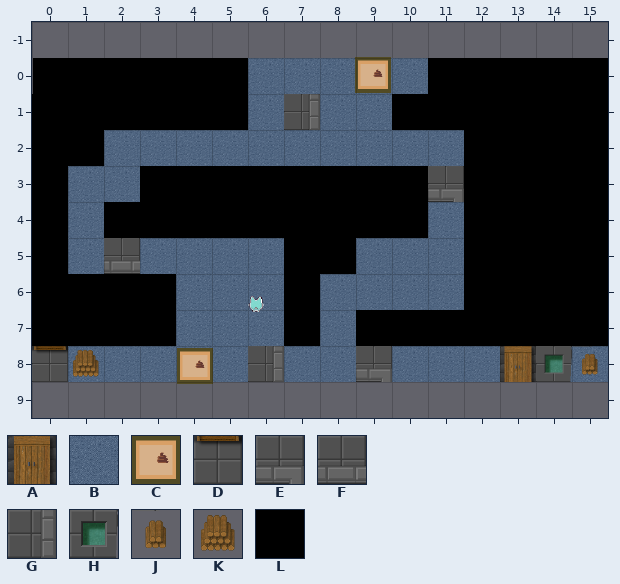
Tiled map (JSON): assets/tiled/d1_2.json. Above: the version before the commit.
Cells are 64x64 px. Shown: x 0..15, y -1..9.
Key: from "room_tileset": A 23, B 25, C 30, D 47, E 50, F 52, G 53, H 72, J 73, K 74, L 113.
_ is an empty cell, # one hidden under a higher layer.
Objects are placed by their top-left corner, in cells (3,4 is the top-left corner of cell 3,4); size is 1x1 cell unless given.
Layers that did not change in this view are not listed.
Layer "background" before, first column x 0:
-1 ________________
 0 ______BBBBB_____
 1 ______BGBB______
 2 __BBBBBBBBBB____
 3 _BB________E____
 4 _B_________B____
 5 _BFBBBB__BBB____
 6 ____BBB_BBBB____
 7 ____BBB_B_______
 8 #BBBBBGBBEBBB#BB
 9 ________________
Objects on layer "portals" before:
C "d1_mid" at 9,0
C "d1_1" at 4,8.1
After the commit:
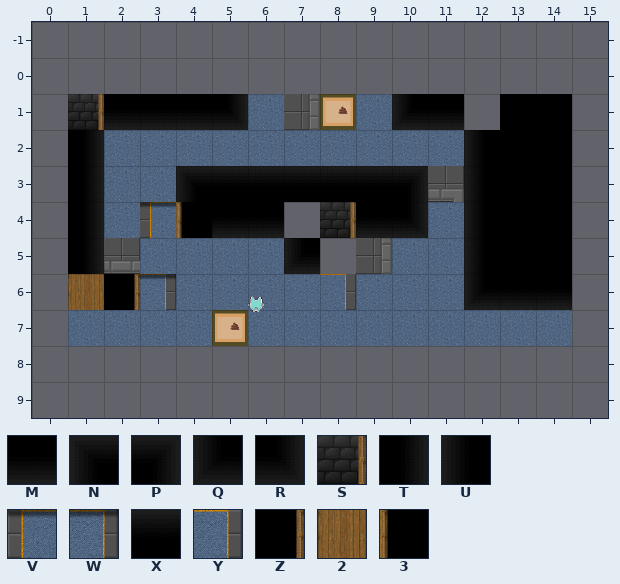
Further tiles: from "room_tileset": M 88, N 90, P 91, Q 115, R 116, S 117, T 137, U 139, V 140, W 141, X 163, Y 166, Z 167, 2 168, 3 169.
The exact change:
Changed rows in their new state; . is an unchanged cell.
Layer "background":
first column x 0:
 0 ......_____.....
 1 .SMMMR....QM....
 2 .T..........U...
 3 .T.BNXXXXXP.U...
 4 .TBV3MM.SMR.U...
 5 .T.....Q.G..U...
 6 .2ZW...BY...QMM.
 7 .BBB...B.BBBBBB.
 8 ________________
Layer "onc":
first column x 0:
 8 __...........___
Layer "holes":
removed: L at 5,0
removed: L at 11,0
removed: L at 12,0
removed: L at 13,0
removed: L at 14,0
removed: L at 15,0
removed: L at 0,0
removed: L at 1,0
removed: L at 2,0
removed: L at 3,0
removed: L at 4,0
removed: L at 5,1
removed: L at 4,1
removed: L at 3,1
removed: L at 1,1
removed: L at 2,1
removed: L at 12,1
removed: L at 11,1
removed: L at 10,1
removed: L at 15,1
removed: L at 0,1
removed: L at 1,2
removed: L at 0,2
removed: L at 12,2
removed: L at 15,2
removed: L at 0,3
removed: L at 3,3
removed: L at 4,3
removed: L at 5,3
removed: L at 6,3
removed: L at 7,3
removed: L at 8,3
removed: L at 9,3
removed: L at 10,3
removed: L at 12,3
removed: L at 15,3
removed: L at 0,4
removed: L at 2,4
removed: L at 7,4
removed: L at 7,4
removed: L at 6,4
removed: L at 5,4
removed: L at 4,4
removed: L at 3,4
removed: L at 10,4
removed: L at 9,4
removed: L at 8,4
removed: L at 12,4
removed: L at 15,4
removed: L at 0,5
removed: L at 8,5
removed: L at 7,5
removed: L at 12,5
removed: L at 15,5
removed: L at 0,6
removed: L at 3,6
removed: L at 2,6
removed: L at 1,6
removed: L at 7,6
removed: L at 12,6
removed: L at 13,6
removed: L at 14,6
removed: L at 15,6
removed: L at 0,7
removed: L at 1,7
removed: L at 2,7
removed: L at 3,7
removed: L at 7,7
removed: L at 9,7
removed: L at 11,7
removed: L at 10,7
removed: L at 12,7
removed: L at 14,7
removed: L at 15,7
removed: L at 13,7
Layer "portals":
changed: C "d1_mid" at 9,0 -> C "d1_mid" at 8,1
changed: C "d1_1" at 4,8.1 -> C "d1_1" at 5,7
Changed places in both pictures, as pixel boxes (x1, y1, x2, y2):
changed: (32, 57, 608, 384)
